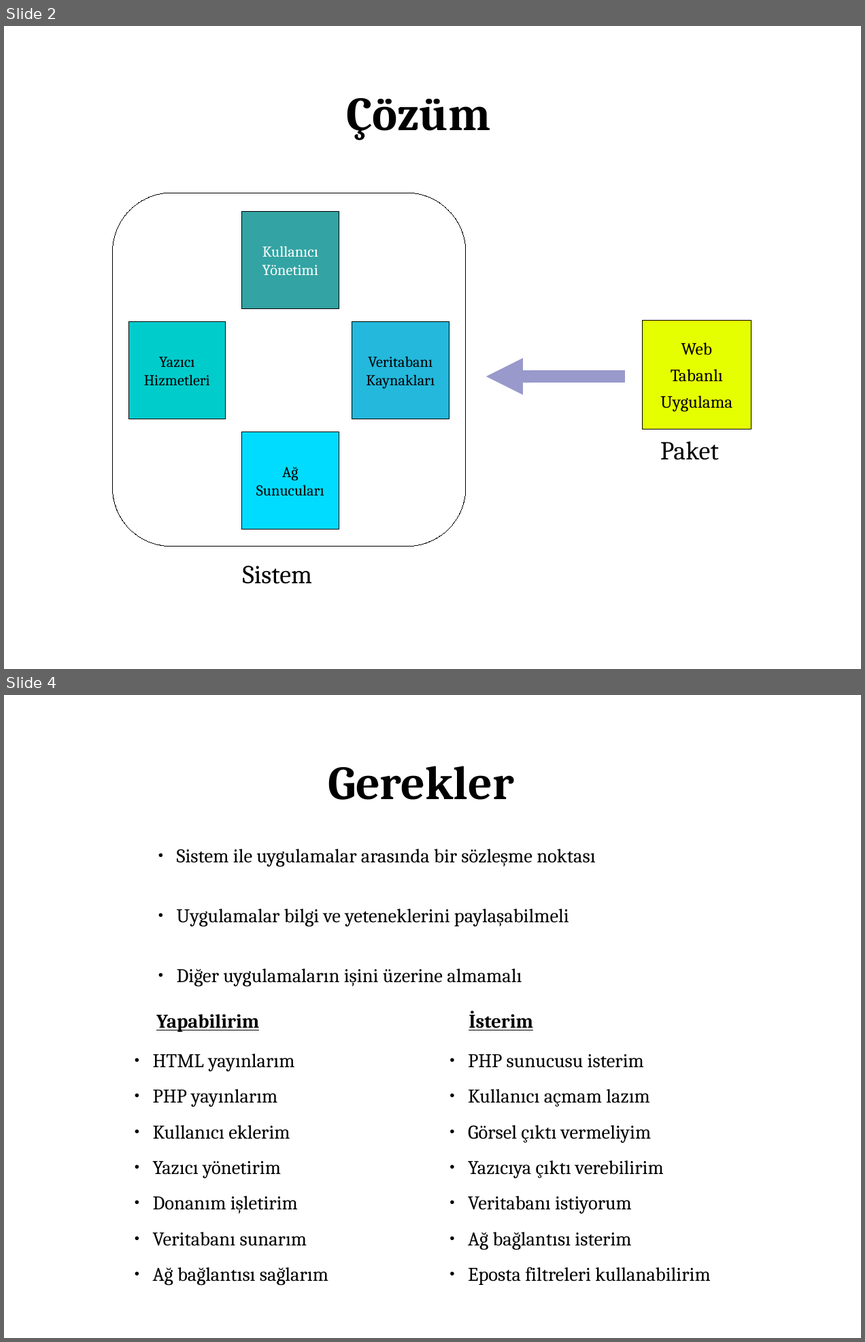
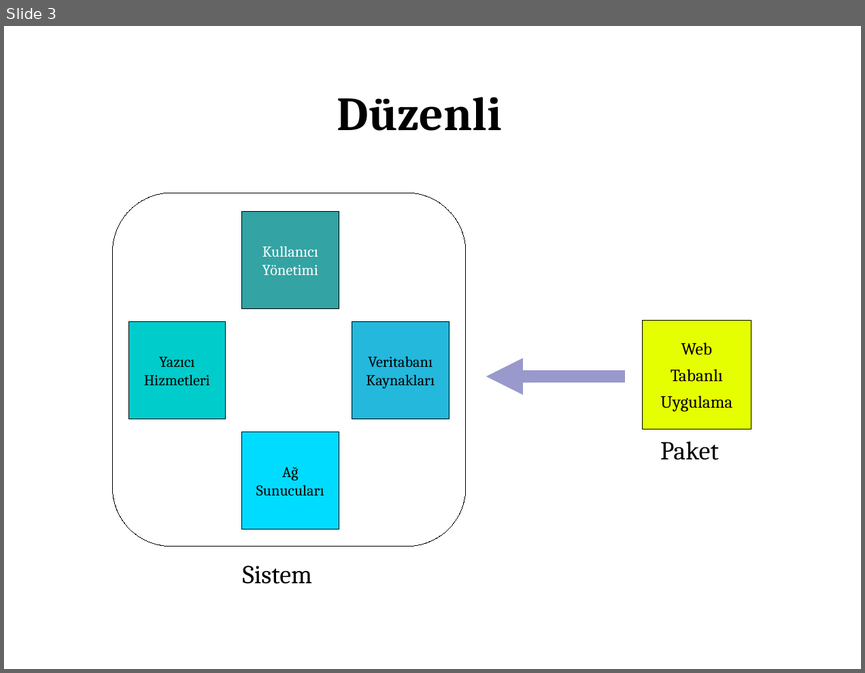
Before and after one commit to Pardus-Linux/COMAR, a slide deck: belgeler/temel-sunum.odp. Shown one above the other, each under a label of ours: slides 2 and 4 before the commit, slide 3 after it; the slides between them are not shown. The pictures are 865x1342 and 865x673 pixels, drawn with LibreOffice and Linux fonts; fonts in the diff are those of the drawing. Boxes give left, top, right and bottom in pixels: in the first picture for what was removed or moved away, otherwise in the second. Text is boxed around its words. In the diff, an @@ line names an element or a change of style, - is before the commit and + after.

Commit message:
bilgi'deki hali

```diff
--- a/belgeler/temel-sunum.odp
+++ b/belgeler/temel-sunum.odp
@@ slide 4 removed at (x1=4, y1=695, x2=861, y2=1338), background #FFFFFF @@
@@ text removed at (x1=328, y1=766, x2=514, y2=800) @@
-Gerekler
@@ text removed at (x1=177, y1=849, x2=595, y2=987) @@
-  ● Sistem ile uygulamalar arasında bir sözleşme noktası
-  ● Uygulamalar bilgi ve yeteneklerini paylaşabilmeli
-  ● Diğer uygulamaların işini üzerine almamalı
@@ text removed at (x1=156, y1=1014, x2=259, y2=1032) @@
-Yapabilirim
@@ text removed at (x1=468, y1=1011, x2=533, y2=1030) @@
-İsterim
@@ text removed at (x1=153, y1=1053, x2=328, y2=1285) @@
-  ● HTML yayınlarım
-  ● PHP yayınlarım
-  ● Kullanıcı eklerim
-  ● Yazıcı yönetirim
-  ● Donanım işletirim
-  ● Veritabanı sunarım
-  ● Ağ bağlantısı sağlarım
@@ text removed at (x1=468, y1=1054, x2=710, y2=1285) @@
-  ● PHP sunucusu isterim
-  ● Kullanıcı açmam lazım
-  ● Görsel çıktı vermeliyim
-  ● Yazıcıya çıktı verebilirim
-  ● Veritabanı istiyorum
-  ● Ağ bağlantısı isterim
-  ● Eposta filtreleri kullanabilirim
@@ what was slide 2 is now slide 3 @@
@@ slide 3 changed as well @@
@@ text added at (x1=337, y1=97, x2=502, y2=131), 44 pt, text #000000, bold @@
+Düzenli
@@ text removed at (x1=346, y1=98, x2=490, y2=140) @@
-Çözüm
```
Also in this commit, not shown: 5 other slides changed, 4 slides added, 1 other slide removed.
